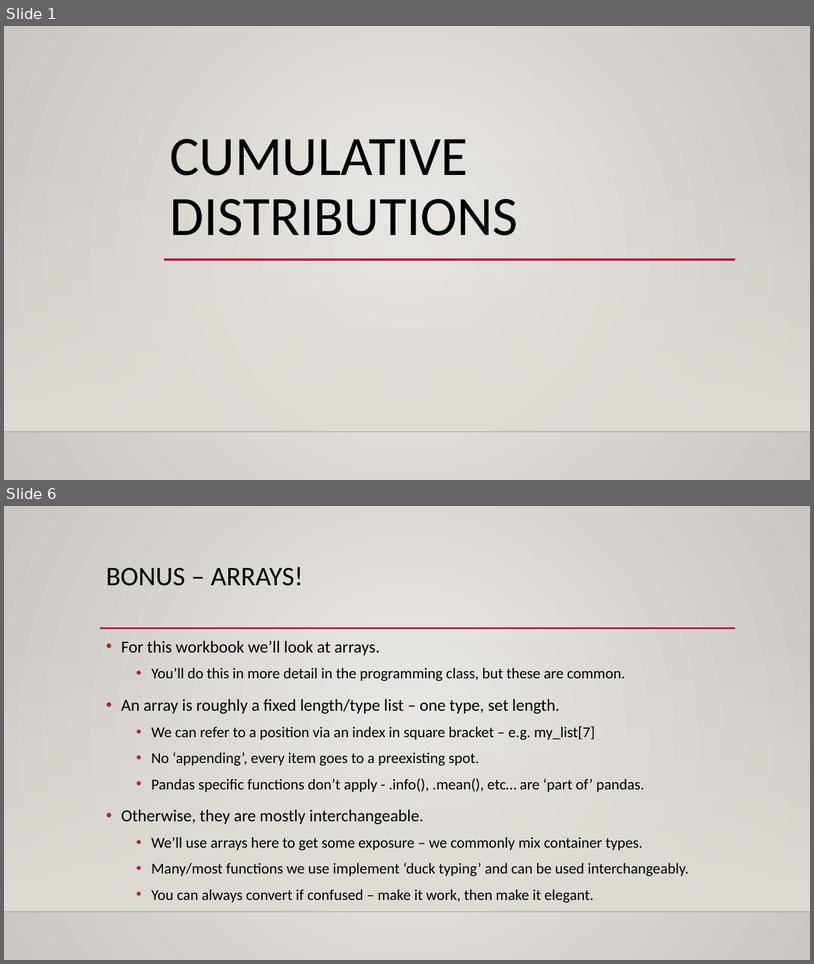
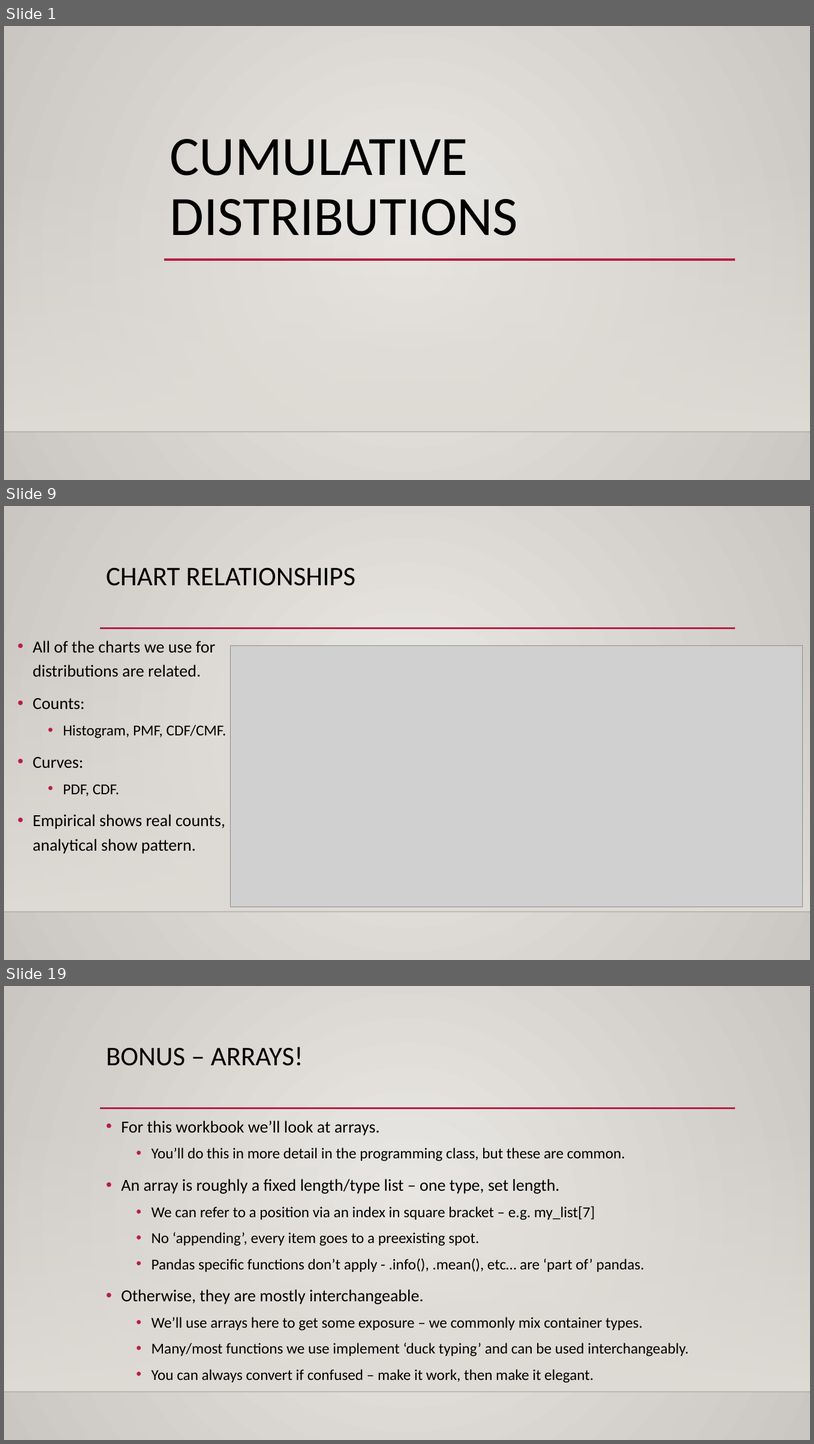
Before and after one commit to SedemSetor/Basic_Stats_in_Python_Student_Repository, a slide deck: reference_material/slides/004_Cumulative_Distributions.pptx. Shown one above the other, each under a label of ours: slides 1 and 6 before the commit, slides 1, 9 and 19 after it; the slides between them are not shown. The pictures are 814x964 and 814x1444 pixels, drawn with LibreOffice and Linux fonts; fonts in the diff are those of the drawing; grey boxes stand for pictures; background and template pictures are left out. Boxes give left, top, right and bottom in pixels: in the first picture for what was removed or moved away, otherwise in the second. Text is boxed around its words. In the diff, an @@ line names an element or a change of style, - is before the commit and + after.

```diff
--- a/reference_material/slides/004_Cumulative_Distributions.pptx
+++ b/reference_material/slides/004_Cumulative_Distributions.pptx
@@ slide 9 added at [4,506,810,960], background gradient #ECEAE7 to #CAC7C1; not listed: 3 template elements that a slide beside it also shows @@
@@ title added at [106,568,356,586], 32 pt, text #000000 @@
+CHART RELATIONSHIPS
@@ text added at [33,640,227,853], 20 pt, text #000000 @@
+• All of the charts we use for distributions are related.
+• Counts:
+  • Histogram, PMF, CDF/CMF.
+• Curves:
+  • PDF, CDF.
+• Empirical shows real counts, analytical show pattern.
@@ picture added at [231,646,803,906] @@
@@ what was slide 6 is now slide 19 @@
```
Also in this commit, not shown: 3 slides changed, 12 other slides added, 3 other files.
